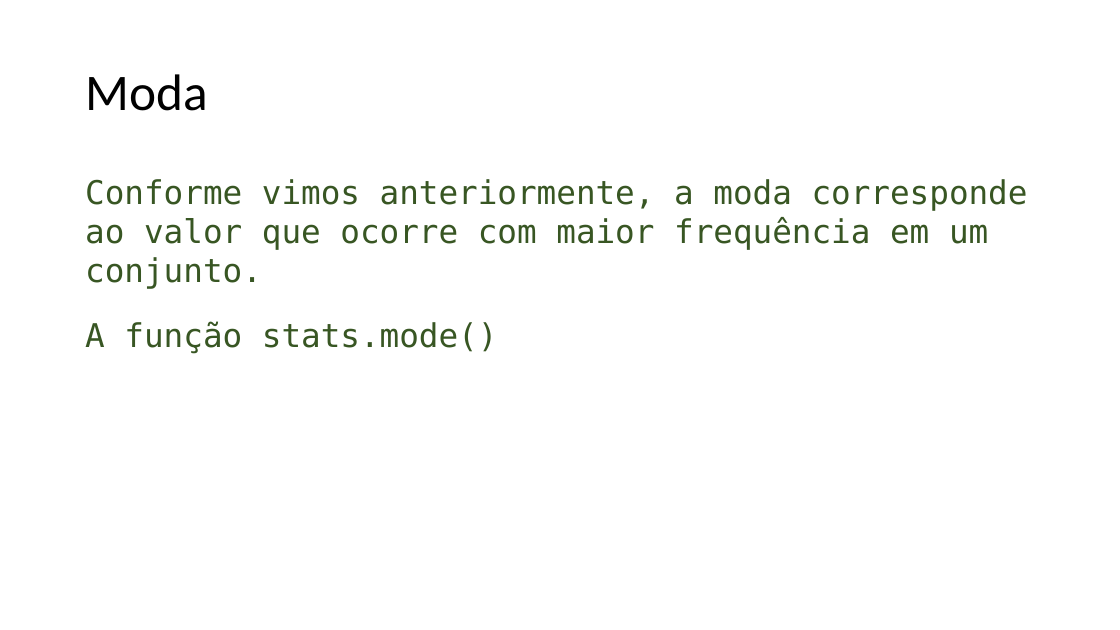
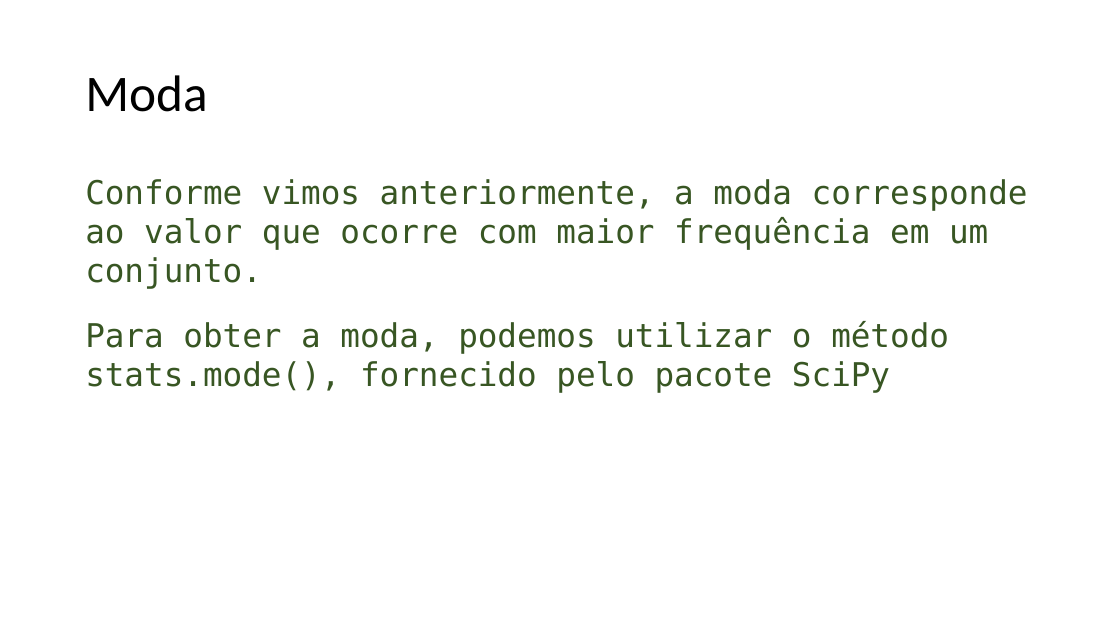
Before and after one commit to lidimayra/basic-stats, a slide deck: slide 18 of presentation.pptx. Drawn at 1120x630 pixels with LibreOffice and Linux fonts; fonts in the diff are those of the drawing. Boxes give left, top, right and bottom in pixels: in the first picture for what was removed or moved away, otherwise in the second. Text is boxed around its words. In the diff, an @@ line names an element or a change of style, - is before the commit and + after.

```diff
--- a/presentation.pptx
+++ b/presentation.pptx
@@ text at [85, 321, 949, 393]: text changed @@
-A função stats.mode()
+Para obter a moda, podemos utilizar o método stats.mode(), fornecido pelo pacote SciPy
```
Also in this commit, not shown: 1 other slide changed, 3 slides added, 2 other files.
